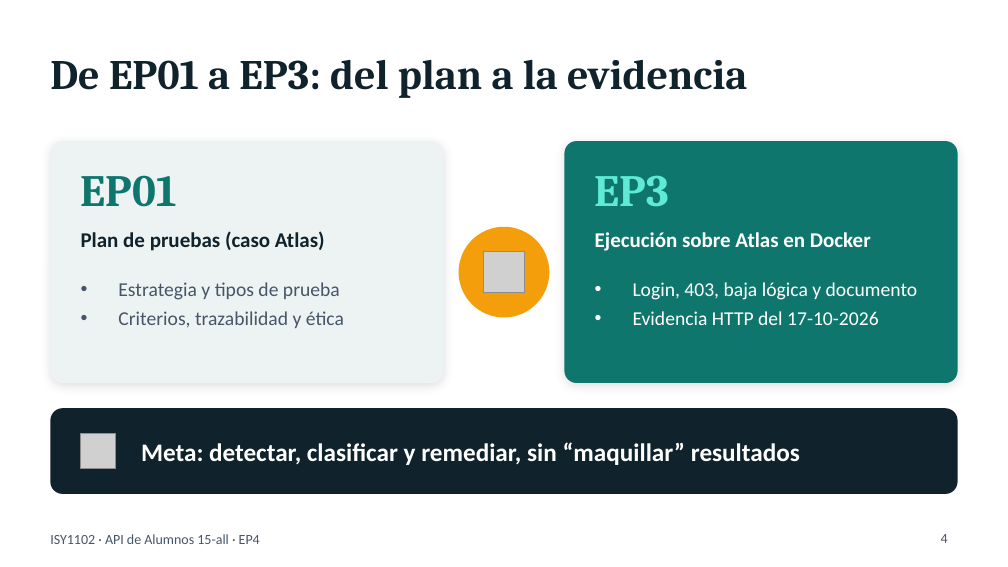
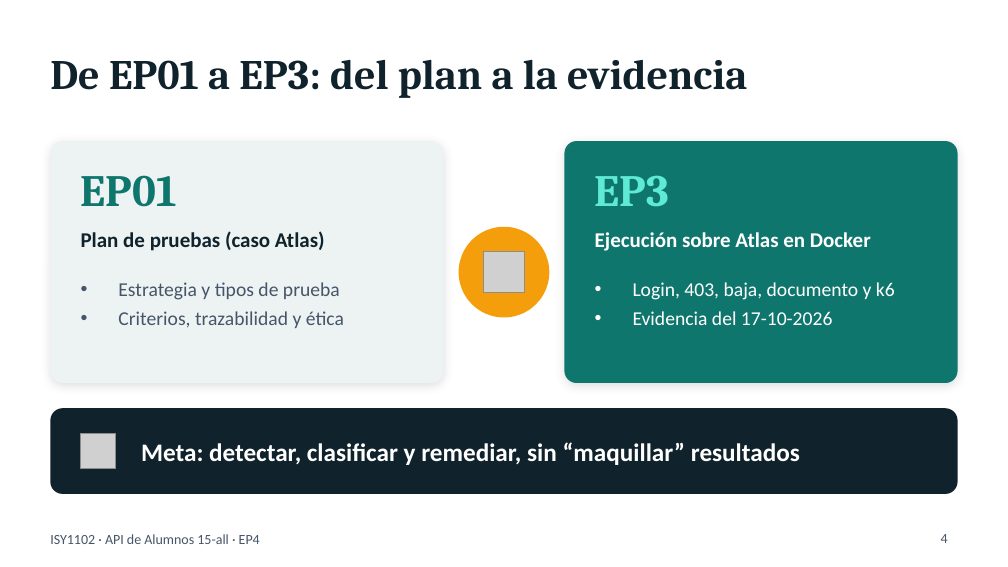
Before and after one commit to milotkg2/seguridad-calidad-software-ev2-atlas, a slide deck: slide 4 of entrega/Presentacion_EP4_Atlas.pptx. Drawn at 1008x567 pixels with LibreOffice and Linux fonts; fonts in the diff are those of the drawing; grey boxes stand for pictures. Boxes give left, top, right and bottom in pixels: in the first picture for what was removed or moved away, otherwise in the second. Text is boxed around its words. In the diff, an @@ line names an element or a change of style, - is before the commit and + after.

Commit message:
Incorpora en el informe la evidencia de k6, ZAP, Trivy y npm audit.

```diff
--- a/entrega/Presentacion_EP4_Atlas.pptx
+++ b/entrega/Presentacion_EP4_Atlas.pptx
@@ text at [633,282,895,325]: text changed @@
-• Login, 403, baja lógica y documento
-• Evidencia HTTP del 17-10-2026
+• Login, 403, baja, documento y k6
+• Evidencia del 17-10-2026
```
Also in this commit, not shown: 9 other slides changed, 37 other files.
